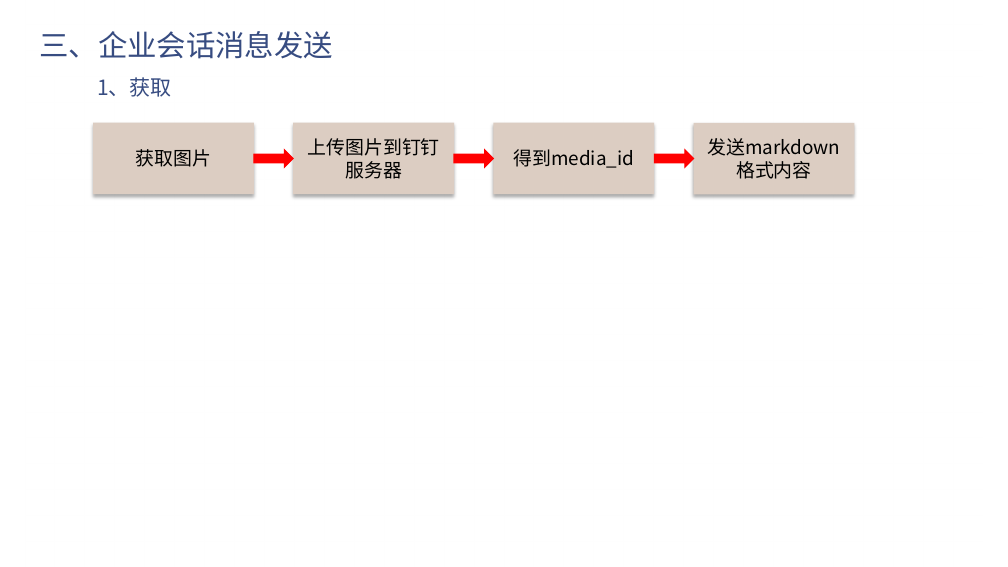
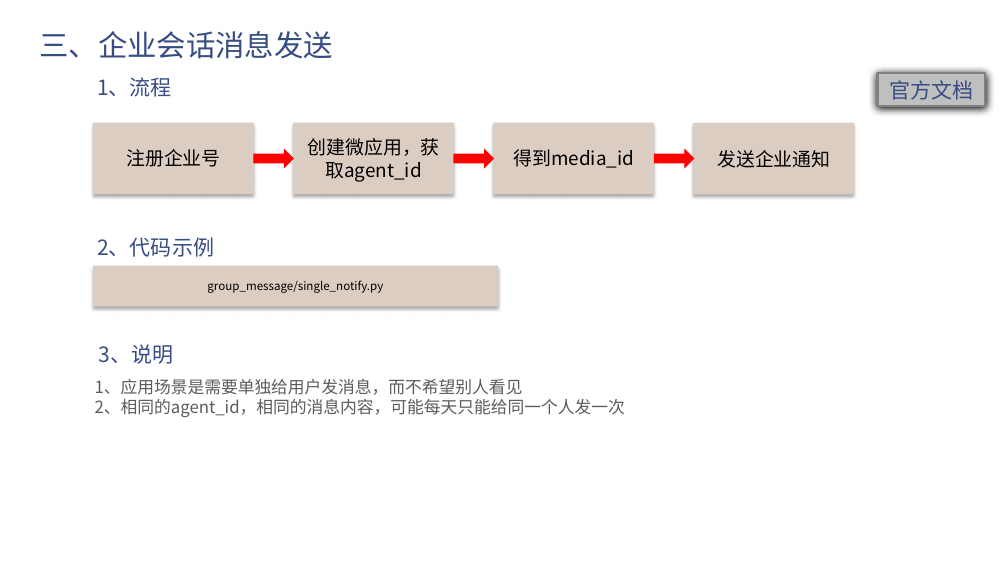
Before and after one commit to e271828182/dd_talk, a slide deck: slide 12 of 钉钉机器人.pptx. Drawn at 1008x567 pixels with LibreOffice and Linux fonts; fonts in the diff are those of the drawing; background and template pictures are left out. Boxes give left, top, right and bottom in pixels: in the first picture for what was removed or moved away, otherwise in the second. Text is boxed around its words. In the diff, an @@ line names an element or a change of style, - is before the commit and + after.

```diff
--- a/钉钉机器人.pptx
+++ b/钉钉机器人.pptx
@@ text at (x1=97, y1=77, x2=172, y2=97): text changed @@
-1、获取
+1、流程
@@ rectangle added at (x1=877, y1=73, x2=985, y2=107), fill #BFBFBF, outline #808080 2.25 pt, 20 pt, text #374C81 @@
+官方文档
@@ text in rectangle at (x1=126, y1=149, x2=221, y2=167): text changed @@
-获取图片
+注册企业号
@@ text in rectangle at (x1=307, y1=138, x2=439, y2=182): text changed @@
-上传图片到钉钉服务器
+创建微应用，获取agent_id
@@ text in rectangle at (x1=717, y1=150, x2=830, y2=168): text changed @@
-发送markdown格式内容
+发送企业通知
@@ text added at (x1=97, y1=237, x2=214, y2=257), 20 pt, text #374C81 @@
+2、代码示例
@@ rectangle added at (x1=93, y1=265, x2=498, y2=306), fill #DCCDC2, 11 pt, text #000000 @@
+group_message/single_notify.py
@@ text added at (x1=98, y1=344, x2=173, y2=364), 20 pt, text #374C81 @@
+3、说明
@@ text added at (x1=95, y1=379, x2=625, y2=417), 16 pt, text #5C5C5C @@
+1、应用场景是需要单独给用户发消息，而不希望别人看见
+2、相同的agent_id，相同的消息内容，可能每天只能给同一个人发一次
```
Also in this commit, not shown: 8 other slides changed, 2 slides added, 1 slide removed, 1 other file.
